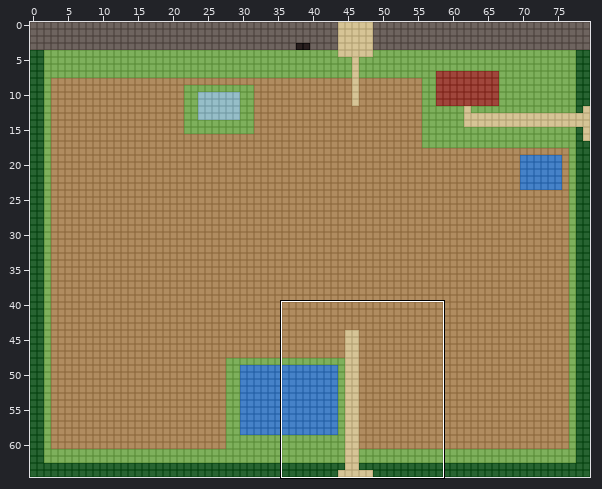
Tiled map (JSON): docs/design/drafts/farm-draft/farm-draft.tmj. Above, an overview of the earlier version with the close-up marked.
Close-up. Before:
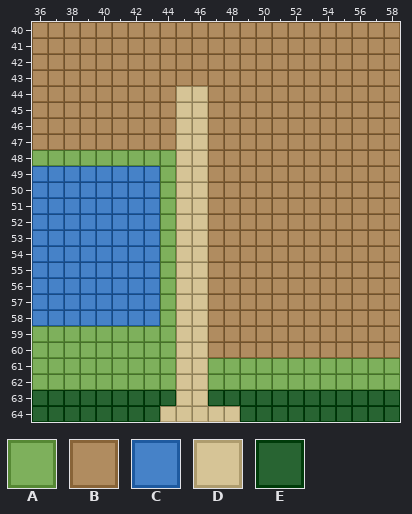
Cells are 16x16 px. Shown: x 36..58, y 40..64. The commit also changed other parts of the map, which this record leaves out.
Key: from "draft-tiles": A 0, B 1, C 2, D 3, E 5.
_ is an empty cell.
Layers that did not change in this view are not listed.
Layer "ground" before, first column x 36:
40 BBBBBBBBBBBBBBBBBBBBBBB
41 BBBBBBBBBBBBBBBBBBBBBBB
42 BBBBBBBBBBBBBBBBBBBBBBB
43 BBBBBBBBBBBBBBBBBBBBBBB
44 BBBBBBBBBDDBBBBBBBBBBBB
45 BBBBBBBBBDDBBBBBBBBBBBB
46 BBBBBBBBBDDBBBBBBBBBBBB
47 BBBBBBBBBDDBBBBBBBBBBBB
48 AAAAAAAAADDBBBBBBBBBBBB
49 CCCCCCCCADDBBBBBBBBBBBB
50 CCCCCCCCADDBBBBBBBBBBBB
51 CCCCCCCCADDBBBBBBBBBBBB
52 CCCCCCCCADDBBBBBBBBBBBB
53 CCCCCCCCADDBBBBBBBBBBBB
54 CCCCCCCCADDBBBBBBBBBBBB
55 CCCCCCCCADDBBBBBBBBBBBB
56 CCCCCCCCADDBBBBBBBBBBBB
57 CCCCCCCCADDBBBBBBBBBBBB
58 CCCCCCCCADDBBBBBBBBBBBB
59 AAAAAAAAADDBBBBBBBBBBBB
60 AAAAAAAAADDBBBBBBBBBBBB
61 AAAAAAAAADDAAAAAAAAAAAA
62 AAAAAAAAADDAAAAAAAAAAAA
63 EEEEEEEEEDDEEEEEEEEEEEE
64 EEEEEEEEDDDDDEEEEEEEEEE
After the commit:
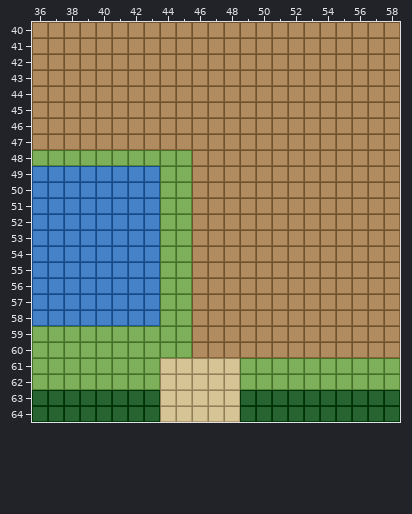
Change:
Layer "ground":
The edit turns tile D into tile A in rows 48 to 60 at x 45.
The edit turns tile D into tile B in rows 44 to 47 at x 45 to 46; in rows 48 to 60 at x 46.
The edit turns tile A into tile D in rows 61 to 62 at x 44 and 47 to 48.
The edit turns tile E into tile D in row 63 at x 44 and 47 to 48.
Pixel boxes of the changes (left, top, right, bottom) in both close-ups:
changed: (160, 86, 240, 406)
